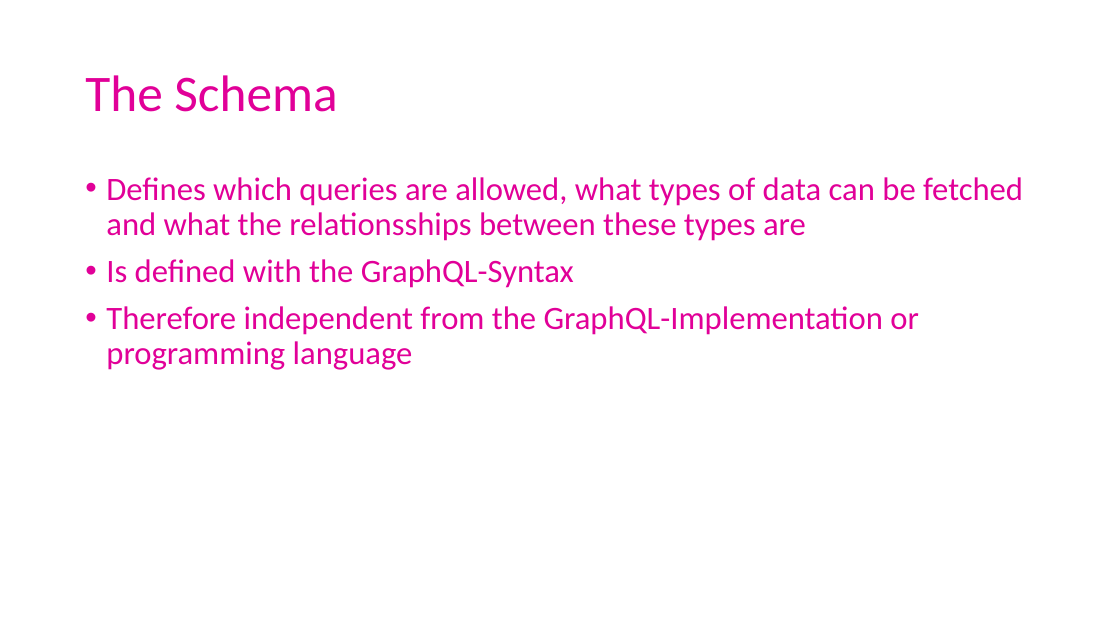
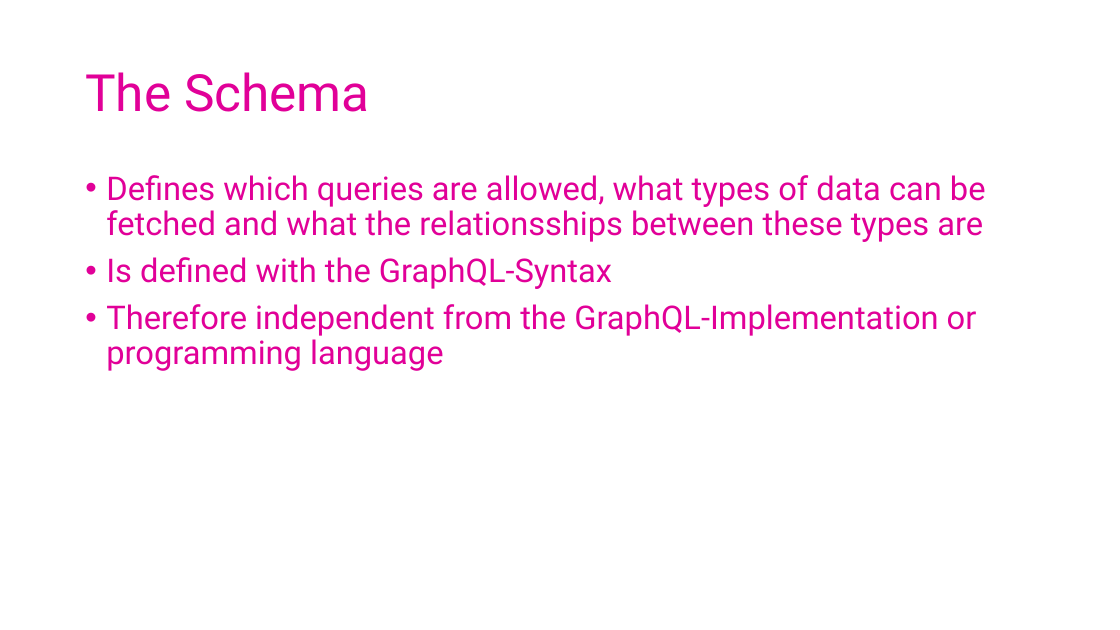
Before and after one commit to ArneSchulze/GraphQL, a slide deck: slide 10 of slides.pptx. Drawn at 1120x630 pixels with LibreOffice and Linux fonts; fonts in the diff are those of the drawing. Boxes give left, top, right and bottom in pixels: in the first picture for what was removed or moved away, otherwise in the second. Text is boxed around its words. In the diff, an @@ line names an element or a change of style, - is before the commit and + after.

Commit message:
Update slide font

```diff
--- a/slides.pptx
+++ b/slides.pptx
@@ title "The Schema" at (85, 72, 370, 112): font Calibri to Roboto @@
@@ text "Defines which queries are allowed, ..." at (106, 175, 986, 371): font Calibri to Roboto @@
```
Also in this commit, not shown: 24 other slides changed.
